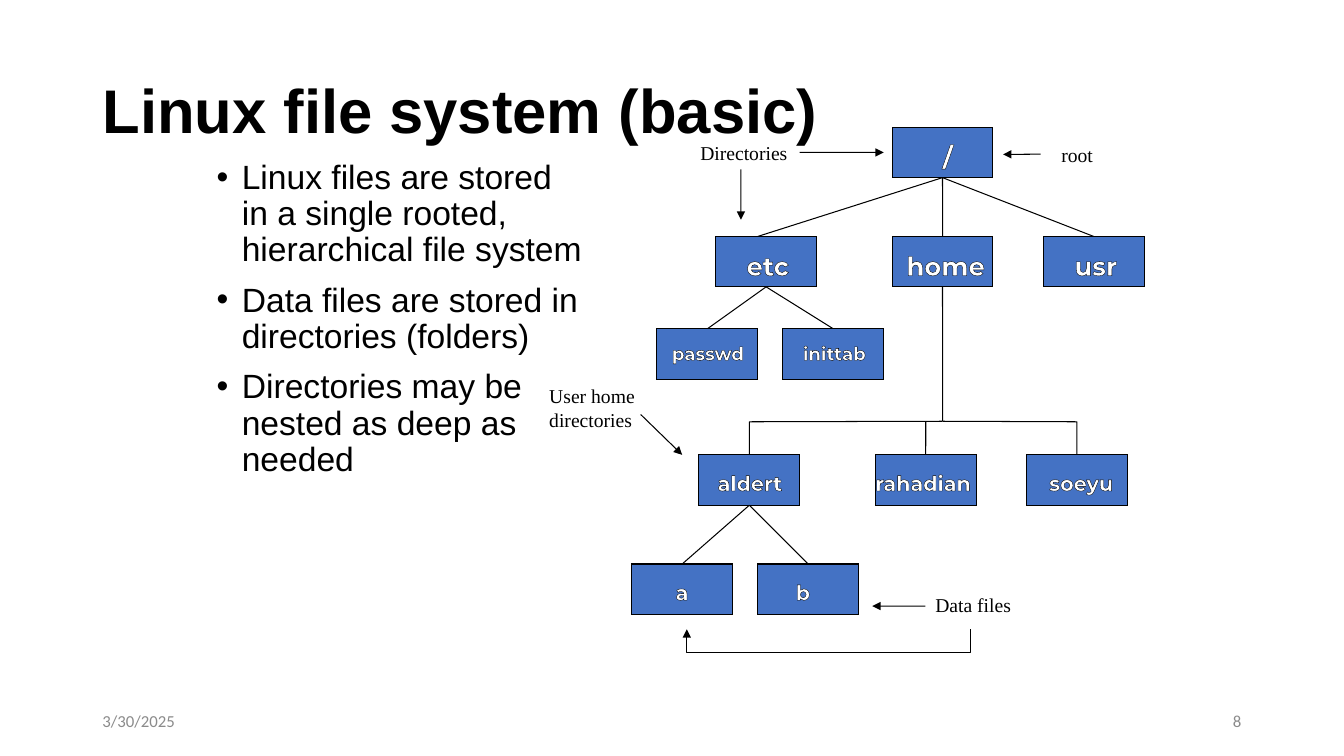
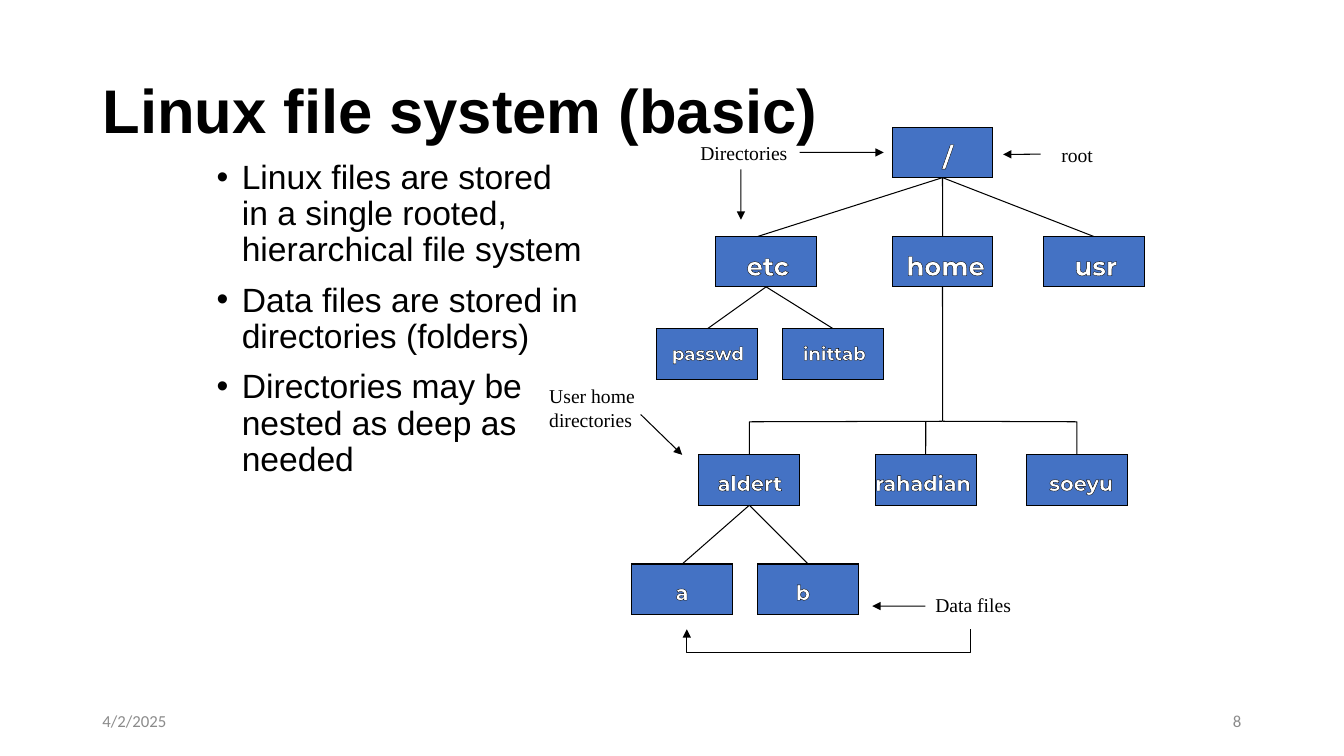
Before and after one commit to JPIAMRTRIUMPH/MicrobialGenomics, a slide deck: slide 8 of files/Intro Linux Commandline and Nanopore Microbial Genomics Course.pptx. Drawn at 1344x756 pixels with LibreOffice and Linux fonts; fonts in the diff are those of the drawing. Boxes give left, top, right and bottom in pixels: in the first picture for what was removed or moved away, otherwise in the second. Text is boxed around its words. In the diff, an @@ line names an element or a change of style, - is before the commit and + after.

```diff
--- a/files/Intro Linux Commandline and Nanopore Microbial Genomics Course.pptx
+++ b/files/Intro Linux Commandline and Nanopore Microbial Genomics Course.pptx
@@ text at (x1=102, y1=715, x2=166, y2=728): text changed @@
-3/30/2025
+4/2/2025
```
Also in this commit, not shown: 6 other slides changed.
